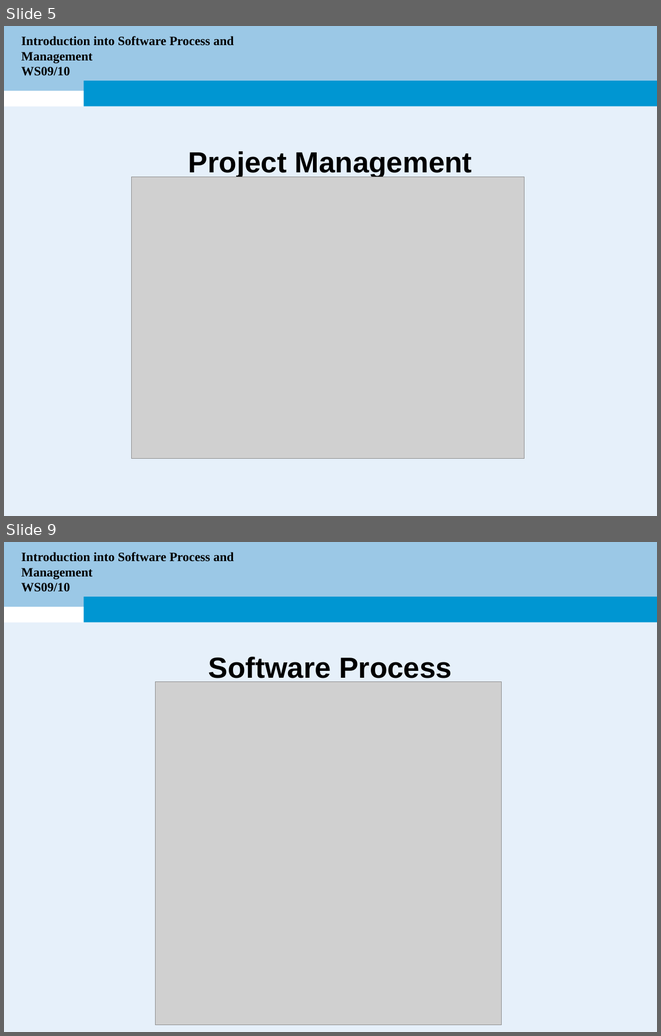
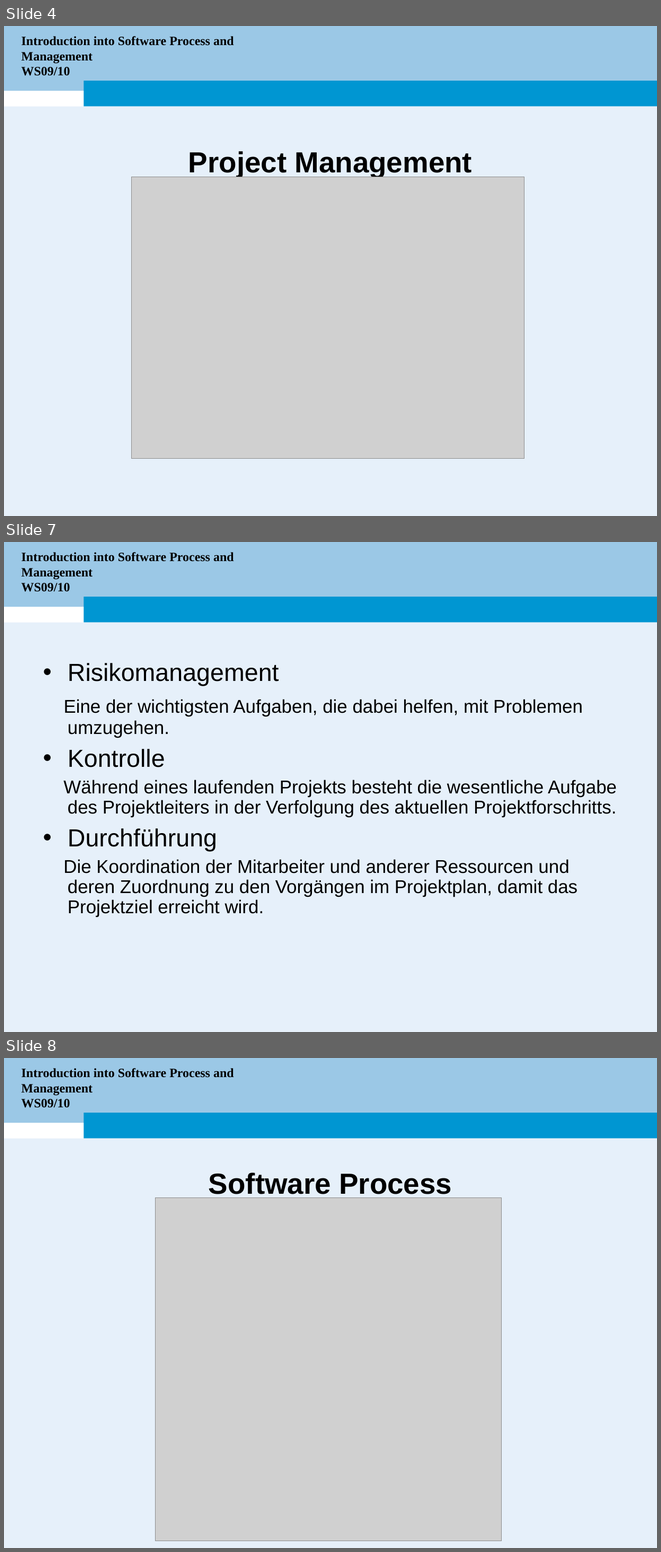
Before and after one commit to electrojit/simeonov, a slide deck: WS10/Bachelor Seminar/Presentaetion/Seminar-Simeonov.ppt. Shown one above the other, each under a label of ours: slides 5 and 9 before the commit, slides 4, 7 and 8 after it; the slides between them are not shown. The pictures are 661x1036 and 661x1552 pixels, drawn with LibreOffice and Linux fonts; fonts in the diff are those of the drawing; grey boxes stand for pictures; background and template pictures are left out. Boxes give left, top, right and bottom in pixels: in the first picture for what was removed or moved away, otherwise in the second. Text is boxed around its words. In the diff, an @@ line names an element or a change of style, - is before the commit and + after.

```diff
--- a/WS10/Bachelor Seminar/Presentaetion/Seminar-Simeonov.ppt
+++ b/WS10/Bachelor Seminar/Presentaetion/Seminar-Simeonov.ppt
@@ slide 7 added at box(4, 542, 657, 1032), background #FFFFFF; not listed: 3 template elements that a slide beside it also shows @@
@@ title added at box(21, 552, 234, 592), 14 pt, text #000000, bold @@
+Introduction into Software Process and Management
+WS09/10
@@ text added at box(63, 663, 617, 917), 20.4 pt, text #000000 @@
+• Risikomanagement
+Eine der wichtigsten Aufgaben, die dabei helfen, mit Problemen umzugehen.
+• Kontrolle
+Während eines laufenden Projekts besteht die wesentliche Aufgabe des Projektleiters in der Verfolgung des aktuellen Projektforschritts.
+• Durchführung
+Die Koordination der Mitarbeiter und anderer Ressourcen und deren Zuordnung zu den Vorgängen im Projektplan, damit das Projektziel erreicht wird.
@@ what was slide 5 is now slide 4 @@
@@ what was slide 9 is now slide 8 @@
```
Also in this commit, not shown: 7 slides changed, 4 other slides added, 1 slide removed, 4 other files.
